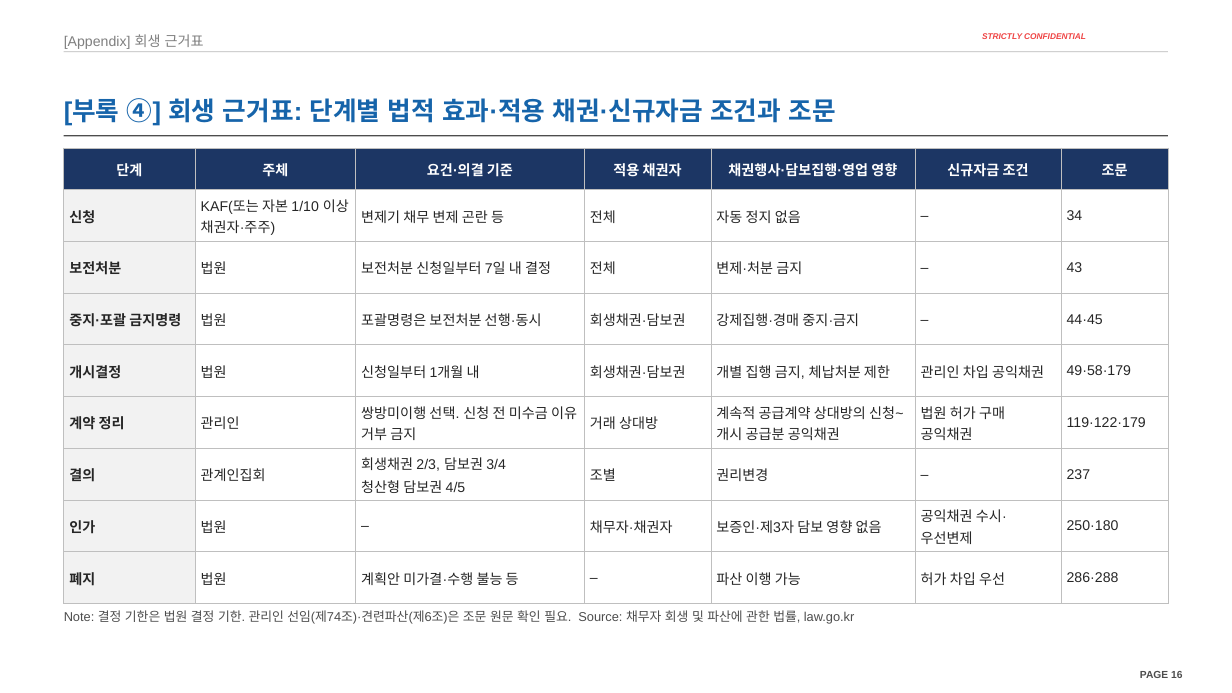
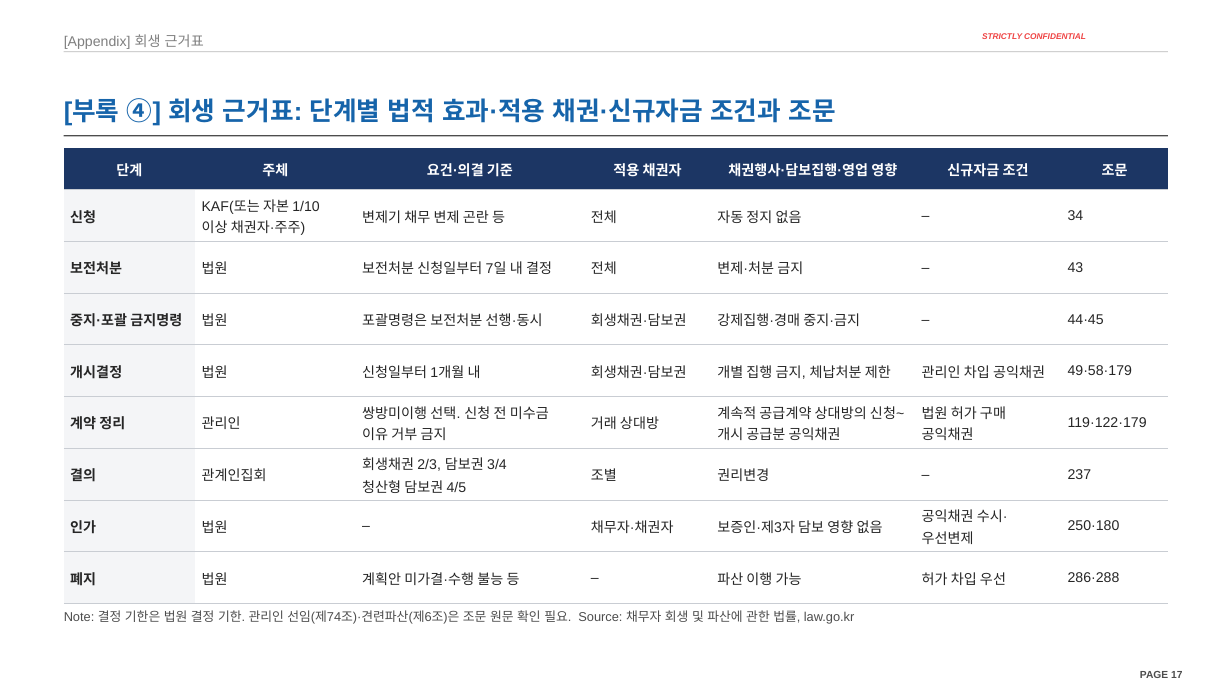
Before and after one commit to jogyesung/GS-Secretary, a slide deck: slide 17 of outputs/CIP_KAF_솔리드_자금조달차질_시나리오_20261118.pptx (slide 16 before the commit). Drawn at 1232x693 pixels with LibreOffice and Linux fonts; fonts in the diff are those of the drawing; background and template pictures are left out. Boxes give left, top, right and bottom in pixels: in the first picture for what was removed or moved away, otherwise in the second. Text is boxed around its words. In the diff, an @@ line names an element or a change of style, - is before the commit and + after.

```diff
--- a/outputs/CIP_KAF_솔리드_자금조달차질_시나리오_20261118.pptx
+++ b/outputs/CIP_KAF_솔리드_자금조달차질_시나리오_20261118.pptx
@@ table at [64, 148, 1168, 604] @@
@@ fill #F2F2F2 to #F4F5F7 in 8 cells @@
@@ borders changed @@
@@ page number at [1140, 671, 1182, 678]: text changed @@
-PAGE 16
+PAGE 17
```
Also in this commit, not shown: 23 other slides changed, 1 slide added, 3 other files.
